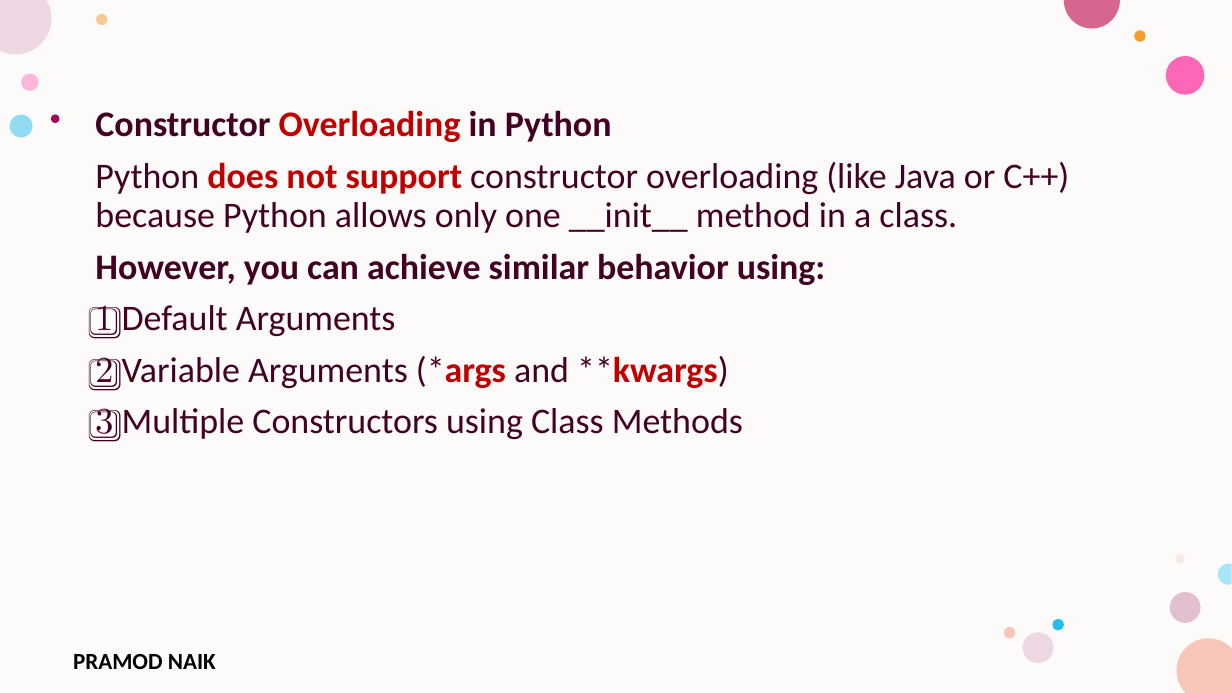
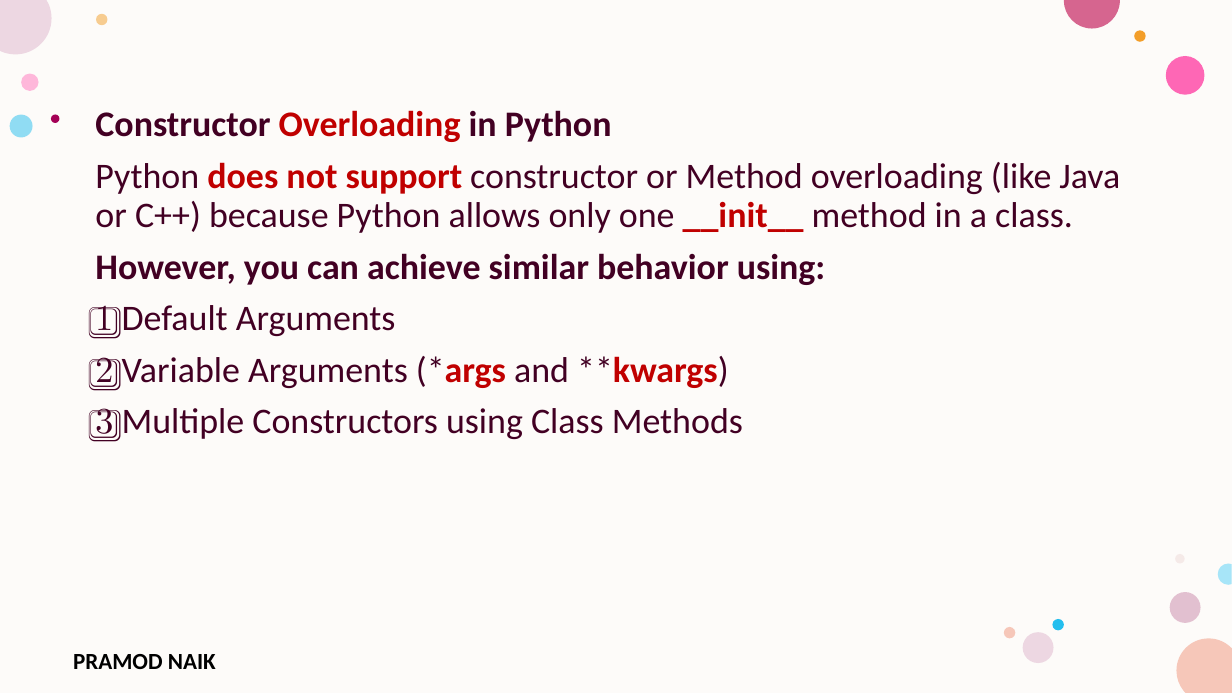
Before and after one commit to PRAMODNAIK-DEV/Backend-Dev-using-Python-FastAPI, a slide deck: slide 26 of Python Fundamentals/Collections and Classes.pptx (slide 23 before the commit). Drawn at 1232x693 pixels with LibreOffice and Linux fonts; fonts in the diff are those of the drawing; background and template pictures are left out. Boxes give left, top, right and bottom in pixels: in the first picture for what was removed or moved away, otherwise in the second. Text is boxed around its words. In the diff, an @@ line names an element or a change of style, - is before the commit and + after.

```diff
--- a/Python Fundamentals/Collections and Classes.pptx
+++ b/Python Fundamentals/Collections and Classes.pptx
@@ text at (x1=95, y1=162, x2=1120, y2=233): text changed @@
-Python does not support constructor overloading (like Java or C++) because Python allows only one __init__ method in a class.
+Python does not support constructor or Method overloading (like Java or C++) because Python allows only one __init__ method in a class.
```
Also in this commit, not shown: 12 other slides changed, 10 slides added, 3 other files.
